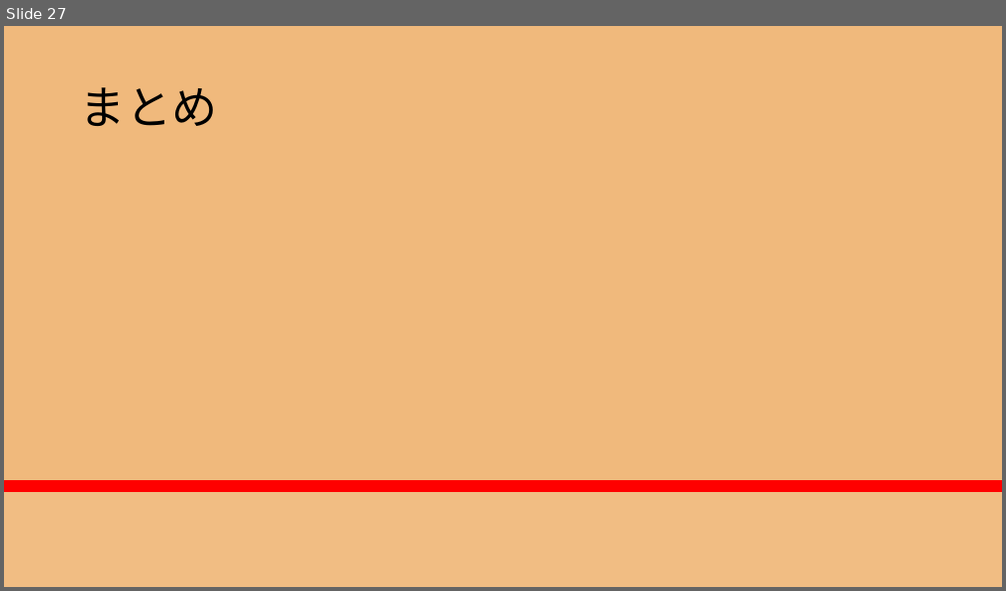
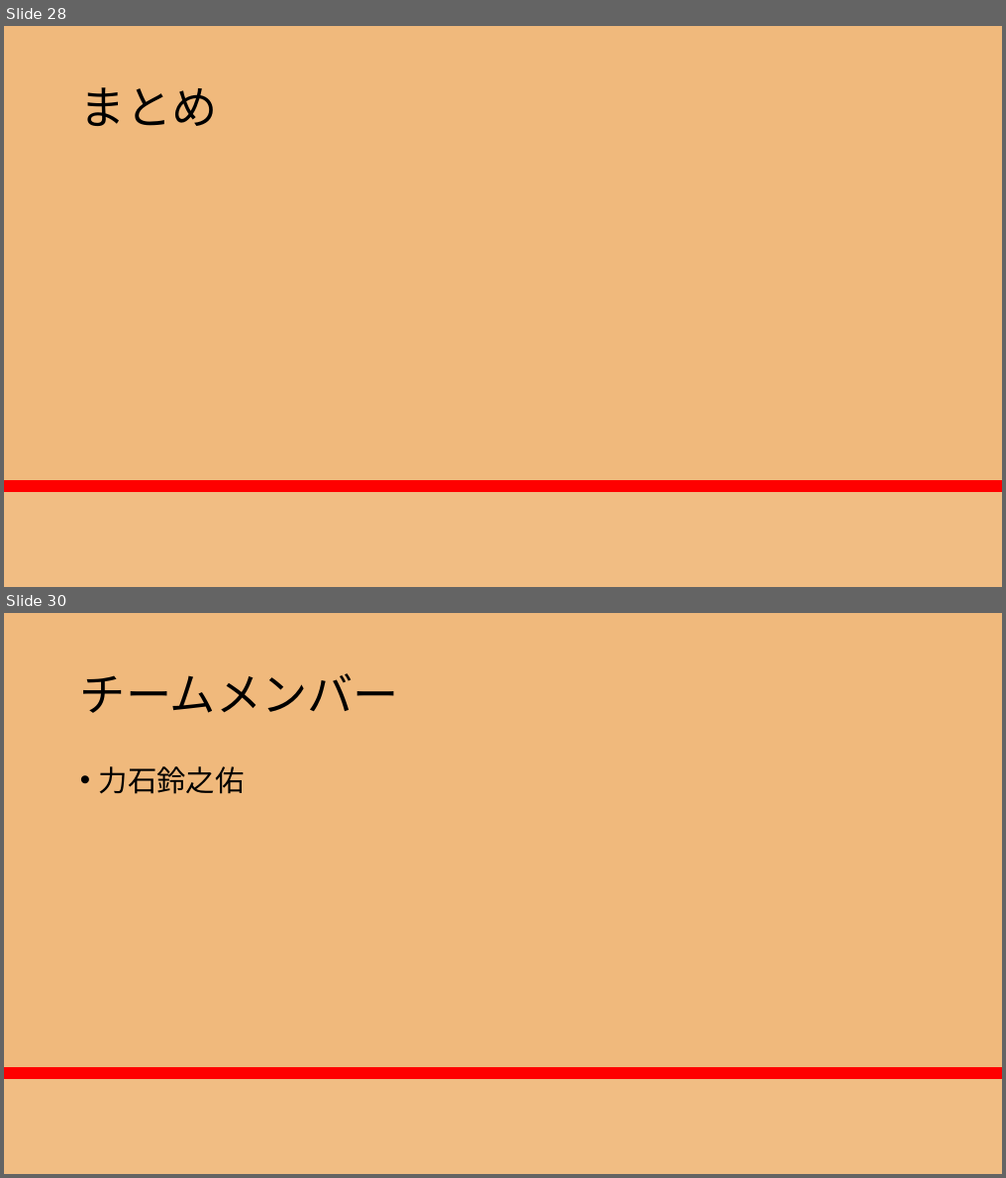
Before and after one commit to RikiishiSuzunosuke/AIspeaker_yosie, a slide deck: presentation/AIスピーカー開発_3_main.pptx. Shown one above the other, each under a label of ours: slide 27 before the commit, slides 28 and 30 after it; the slides between them are not shown. The pictures are 1006x591 and 1006x1178 pixels, drawn with LibreOffice and Linux fonts; fonts in the diff are those of the drawing. Boxes give left, top, right and bottom in pixels: in the first picture for what was removed or moved away, otherwise in the second. Text is boxed around its words. In the diff, an @@ line names an element or a change of style, - is before the commit and + after.

```diff
--- a/presentation/AIスピーカー開発_3_main.pptx
+++ b/presentation/AIスピーカー開発_3_main.pptx
@@ slide 30 added at (4,613,1002,1174), background gradient #F0B97C to #FF0000 to #F86446 to #F1BD83 @@
@@ title added at (80,673,399,713), 44 pt, text #000000 @@
+チームメンバー
@@ text added at (99,766,245,794), 28 pt, text #000000 @@
+• 力石鈴之佑
@@ what was slide 27 is now slide 28 @@
```
Also in this commit, not shown: 24 slides changed, 4 other slides added, 1 slide removed, 5 other files.
